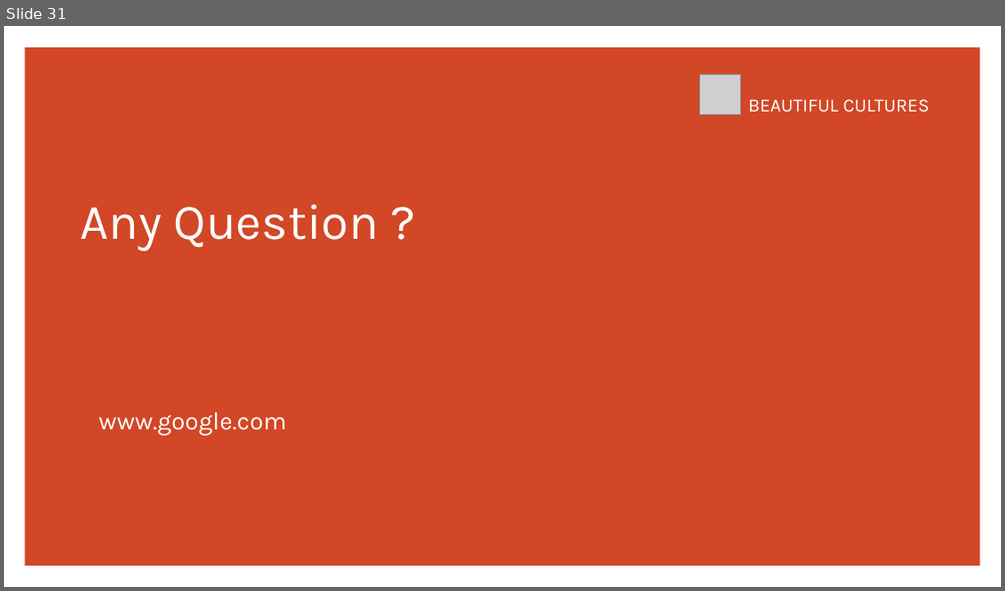
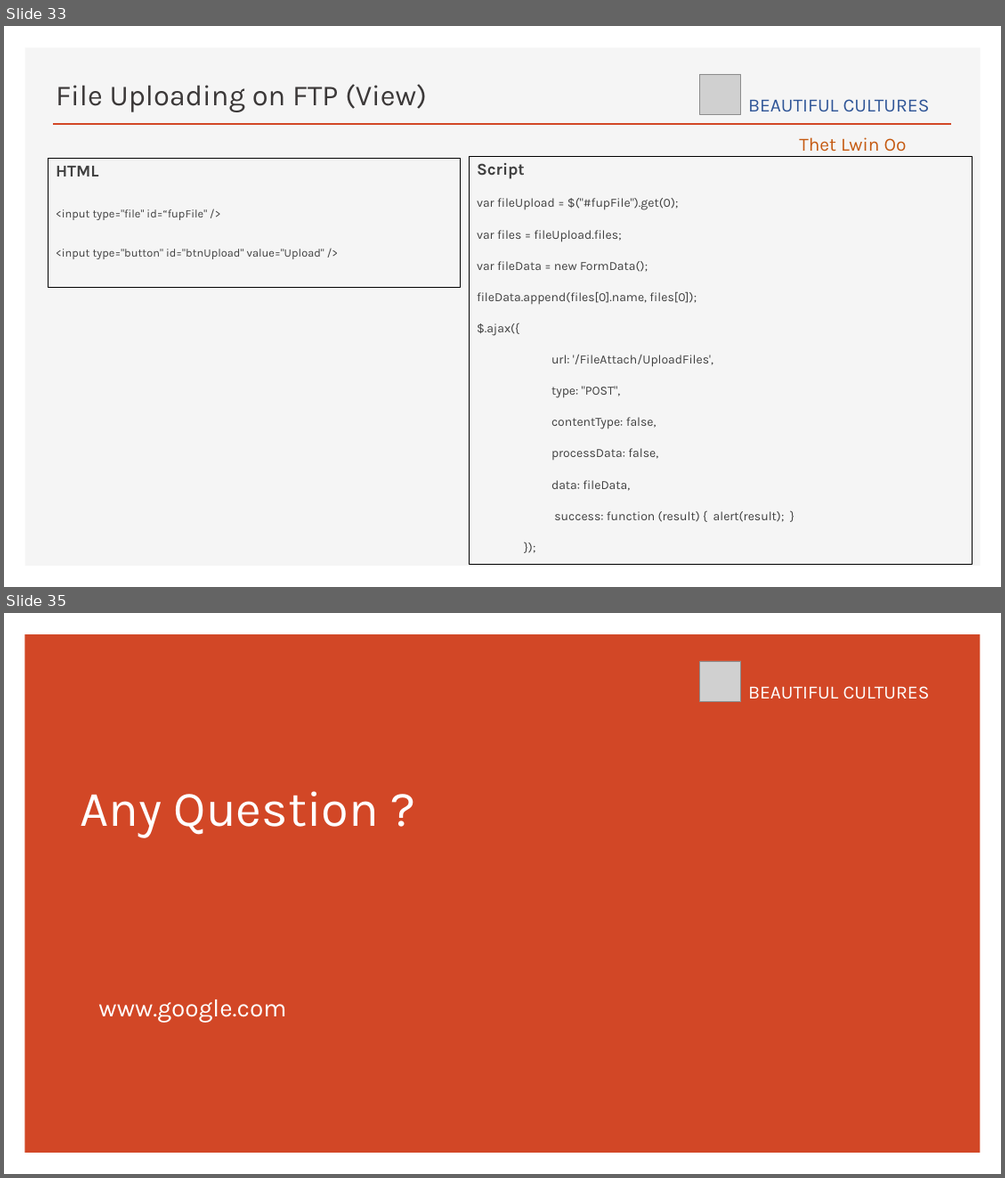
Before and after one commit to ThetLwinOoAam/AspNetMVCTPC1_Doc, a slide deck: AspDotNetMVC.pptx. Shown one above the other, each under a label of ours: slide 31 before the commit, slides 33 and 35 after it; the slides between them are not shown. The pictures are 1005x591 and 1005x1178 pixels, drawn with LibreOffice and Linux fonts; fonts in the diff are those of the drawing; grey boxes stand for pictures. Boxes give left, top, right and bottom in pixels: in the first picture for what was removed or moved away, otherwise in the second. Text is boxed around its words. In the diff, an @@ line names an element or a change of style, - is before the commit and + after.

```diff
--- a/AspDotNetMVC.pptx
+++ b/AspDotNetMVC.pptx
@@ slide 33 added at <box>4,26,1001,587</box>, background #FFFFFF @@
@@ rectangle added at <box>25,47,980,566</box>, fill #F5F5F5 @@
@@ picture added at <box>700,74,741,115</box> @@
@@ title added at <box>56,84,427,112</box>, 28 pt, text #3B3838 @@
+File Uploading on FTP (View)
@@ text added at <box>748,99,930,112</box>, 18 pt, text #2F5597 @@
+BEAUTIFUL CULTURES
@@ line added from (53, 124) to (952, 124), #D24726 2 pt @@
@@ rectangle added at <box>48,159,461,288</box>, outline #000000 0.75 pt, 11 pt, text #404040 @@
+HTML
+<input type="file" id=“fupFile" />
+<input type="button" id="btnUpload" value="Upload" />
@@ rectangle added at <box>469,156,971,564</box>, outline #000000 0.75 pt, 12 pt, text #404040 @@
+Script
+var fileUpload = $("#fupFile").get(0);
+var files = fileUpload.files;
+var fileData = new FormData();
+fileData.append(files[0].name, files[0]);
+$.ajax({
+url: '/FileAttach/UploadFiles',
+type: "POST",
+contentType: false,
+processData: false,
+data: fileData,
+success: function (result) { alert(result); }
+});
@@ text added at <box>799,137,906,151</box>, 18 pt, text #C55A11 @@
+Thet Lwin Oo
@@ what was slide 31 is now slide 35 @@
```
Also in this commit, not shown: 2 slides changed, 3 other slides added.
